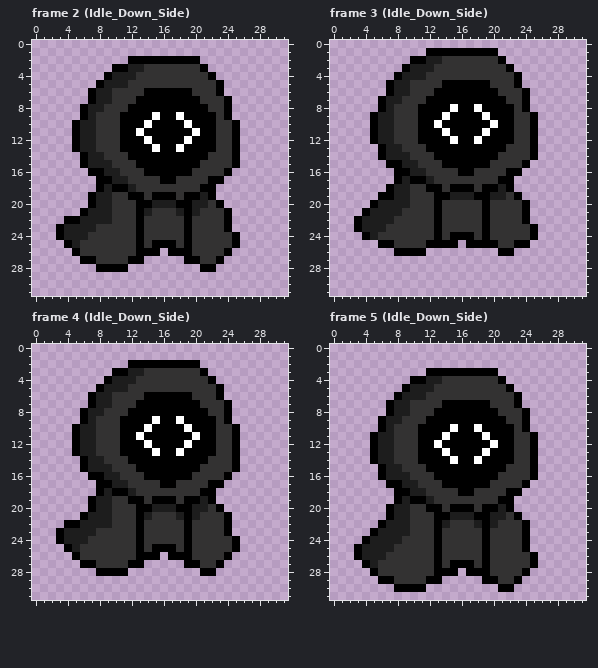
Pixel-art file, stored at Tesis/Assets/Imagenes/Personajes/Kaos/Kaos.aseprite. This is how it looked before the edit.
32x32 pixels, 5 frames. Shown: frame 2 (Idle_Down_Side), frame 3 (Idle_Down_Side), frame 4 (Idle_Down_Side), frame 5 (Idle_Down_Side).
Now the later version:
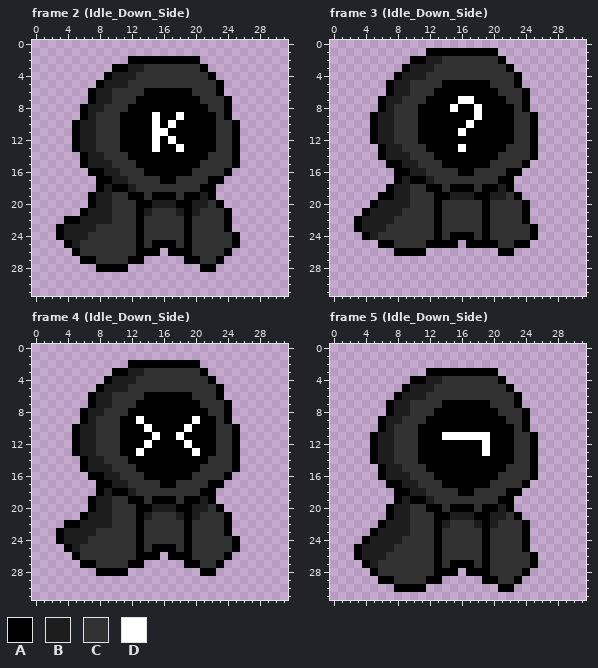
Palette (. is transparent): A #000000  B #1d1d1d  C #333232  D #ffffff
Change:
Frame 2 (Idle_Down_Side):
The author changed colour D to colour A in row 10 at x 14 and 19; in row 11 at x 13 and 20; in row 12 at x 14 and 19.
The author changed colour A to colour D in row 10 at x 15 and 17; in row 11 at x 15 to 16; in row 12 at x 15 and 17.
Frame 3 (Idle_Down_Side):
The author changed colour D to colour A in row 9 at x 14 and 19; in row 10 at x 13 and 20; in row 11 at x 14 and 19; in row 12 at x 15 and 18.
The author changed colour A to colour D in row 7 at x 16 to 17; in row 9 at x 18; in row 10 at x 17; in row 11 at x 16; in row 13 at x 16.
Frame 4 (Idle_Down_Side):
The author changed colour D to colour A in row 9 at x 15 and 18; in row 11 at x 13 and 20; in row 13 at x 15 and 18.
The author changed colour A to colour D in row 9 at x 13 and 20; in row 11 at x 15 and 18; in row 13 at x 13 and 20.
Frame 5 (Idle_Down_Side):
The author changed colour D to colour A in row 10 at x 15 and 18; in row 12 at x 13 and 20; in row 13 at x 14; in row 14 at x 15 and 18.
The author changed colour A to colour D in row 11 at x 15 to 18; in row 12 at x 19.
